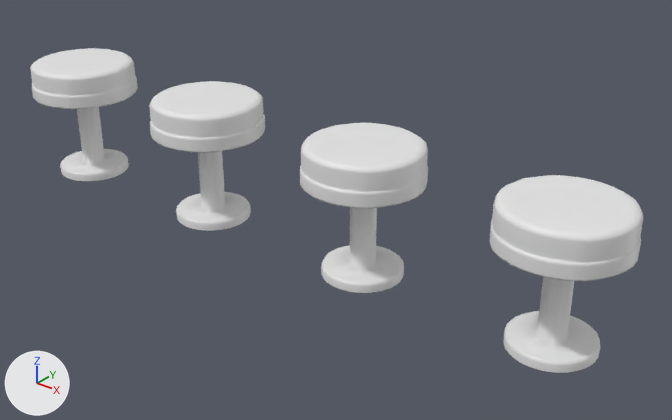
An edit to the FBX model BloodAndBeans/Assets/Art/Environment/Models/Station/Cafe_BarChair_001.fbx, drawn before and after from the same camera.
Rendered twice from a camera (50 mm lens) standing at (2.65, -2.92, 2.07) and looking at (0.23, 0.11, 0.19). The lights are fixed; the arrows at lower left show +X, +Y and +Z. The older version comes first.

Names of what the first picture shows: 'Cafe_BarChair_001'.
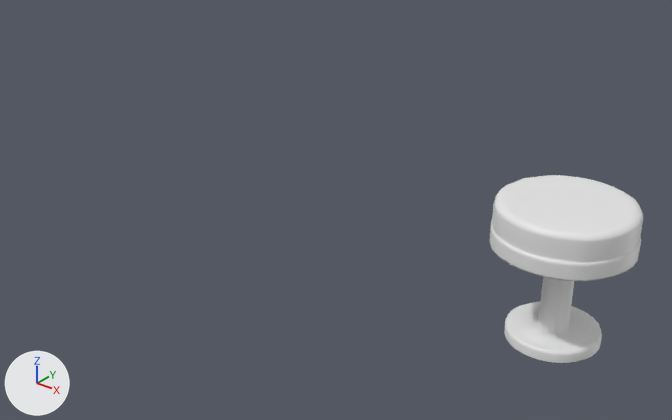
The newer file is also turned or shifted as a whole; pictures and numbers use the older file's frame.

Edits to the bpy script that builds the scene:
```text
Change me_cafe_barchair_001:
    used by ob_cafe_barchair_001; location = (0.0, 0.0, 0.0)
    remove me_cafe_barchair_001.from_pydata(...)  # 3130 vertices, 3042 faces; spans x -1.69..1.67, y -0.27..0.27, z 0.0..0.62
    add me_cafe_barchair_001.from_pydata(...)  # 783 vertices, 763 faces; spans x 1.12..1.67, y -0.27..0.27, z 0.04..0.62
    me_cafe_barchair_001 part 1: 6 loose pieces with 2347 vertices, spanning x -1.69..0.74, y -0.27..0.27, z 0.0..0.62, are deleted
    me_cafe_barchair_001 part 2: 117 vertices moved from x 1.21..1.58, y -0.18..0.18, z 0.0..0.05 to x 1.21..1.58, y -0.18..0.18, z 0.04..0.09; 92 vertices removed from x 1.24..1.58, y -0.18..0.18, z 0.0..0.05; 92 vertices added at x 1.24..1.58, y -0.18..0.18, z 0.04..0.09
```

Changed parts and their boxes (x1, y1, x2, y2) in the pictures (672 x 420 px; the box of a moved part takes in the faces that stretch with it):
'Cafe_BarChair_001', reshaped (75% narrower, 42% shorter): before (30, 48, 643, 373); after (490, 175, 643, 363)
part 1 of me_cafe_barchair_001, deleted: before (30, 48, 428, 293)
part 2 of me_cafe_barchair_001, moved or reshaped: before (503, 277, 600, 373); after (504, 277, 602, 363)
